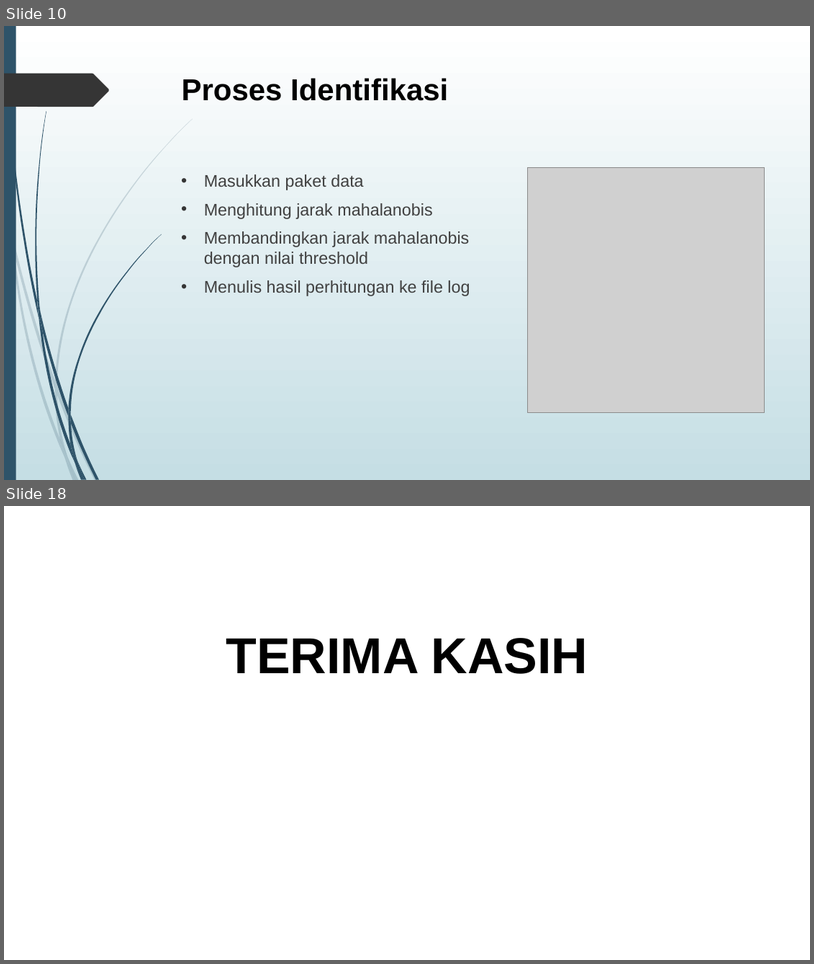
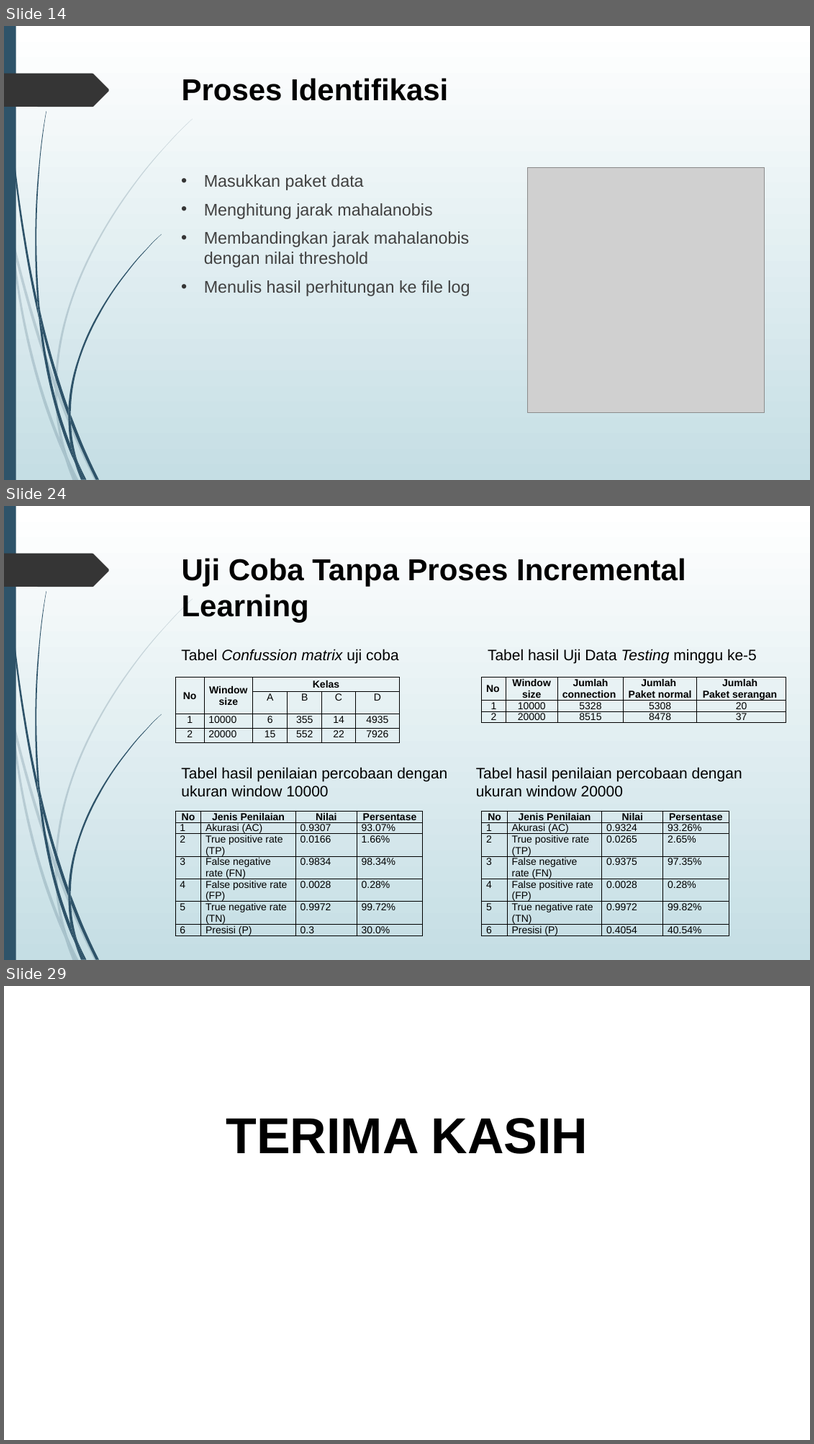
Before and after one commit to agus4171/TA-AJK, a slide deck: TA/5112100036-PPT.pptx. Shown one above the other, each under a label of ours: slides 10 and 18 before the commit, slides 14, 24 and 29 after it; the slides between them are not shown. The pictures are 814x964 and 814x1444 pixels, drawn with LibreOffice and Linux fonts; fonts in the diff are those of the drawing; grey boxes stand for pictures. Boxes give left, top, right and bottom in pixels: in the first picture for what was removed or moved away, otherwise in the second. Text is boxed around its words. In the diff, an @@ line names an element or a change of style, - is before the commit and + after.

Commit message:
data yudisium

```diff
--- a/TA/5112100036-PPT.pptx
+++ b/TA/5112100036-PPT.pptx
@@ slide 24 added at (4,506,810,960), background gradient #FFFFFF to #C5DEE5; not listed: 24 template elements that a slide beside it also shows @@
@@ title added at (182,558,687,623), 36 pt, text #000000, bold @@
+Uji Coba Tanpa Proses Incremental Learning
@@ text added at (181,649,399,664), 18 pt, text #000000, italic @@
+Tabel Confussion matrix uji coba
@@ text added at (488,649,757,664), 18 pt, text #000000 @@
+Tabel hasil Uji Data Testing minggu ke-5
@@ table added at (176,677,399,740), 4 rows, 6 columns @@
+No | Window size | Kelas |  |  | 
+ |  | A | B | C | D
+1 | 10000 | 6 | 355 | 14 | 4935
+2 | 20000 | 15 | 552 | 22 | 7926
@@ table added at (482,677,786,726), 3 rows, 5 columns @@
+No | Window size | Jumlah connection | Jumlah / Paket normal | Jumlah / Paket serangan
+1 | 10000 | 5328 | 5308 | 20
+2 | 20000 | 8515 | 8478 | 37
@@ text added at (181,767,448,797), 18 pt, text #000000 @@
+Tabel hasil penilaian percobaan dengan
+ukuran window 10000
@@ text added at (476,767,743,797), 18 pt, text #000000 @@
+Tabel hasil penilaian percobaan dengan
+ukuran window 20000
@@ table added at (176,811,423,944), 7 rows, 4 columns @@
+No | Jenis Penilaian | Nilai | Persentase
+1 | Akurasi (AC) | 0.9307 | 93.07%
+2 | True positive rate (TP) | 0.0166 | 1.66%
+3 | False negative rate (FN) | 0.9834 | 98.34%
+4 | False positive rate (FP) | 0.0028 | 0.28%
+5 | True negative rate (TN) | 0.9972 | 99.72%
+6 | Presisi (P) | 0.3 | 30.0%
@@ table added at (482,811,729,944), 7 rows, 4 columns @@
+No | Jenis Penilaian | Nilai | Persentase
+1 | Akurasi (AC) | 0.9324 | 93.26%
+2 | True positive rate (TP) | 0.0265 | 2.65%
+3 | False negative rate (FN) | 0.9375 | 97.35%
+4 | False positive rate (FP) | 0.0028 | 0.28%
+5 | True negative rate (TN) | 0.9972 | 99.82%
+6 | Presisi (P) | 0.4054 | 40.54%
@@ what was slide 10 is now slide 14 @@
@@ what was slide 18 is now slide 29 @@
```
Also in this commit, not shown: 12 slides changed, 17 other slides added, 1 slide removed, 2 other files.
